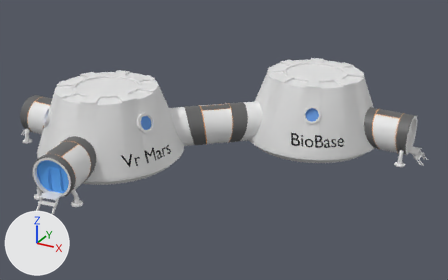
The FBX model Project Assets/MarsBaseWithInterior.fbx, before and after one commit.
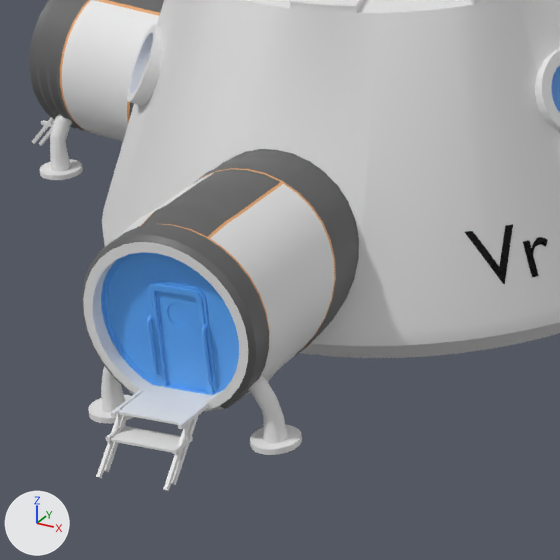
The first picture shows the older version from a 50 mm lens placed at (44.6, -76.8, 39.8), pointed at (1.7, 1.3, 0.8). The close-ups show both versions on the part from 3% to 32% of the width and 36% to 83% of the height of that picture; other places that the commit changed are outside them. The lights are fixed; the arrows at lower left show +X, +Y and +Z. Where no turn or scale is listed for an object, it has been applied to the vertices. Vertices at the same position are counted once.

The scene before the commit, as lines of its bpy script (objects in view):
```python
me_cube_018 = bpy.data.meshes.new('Cube.018')
me_cube_018.from_pydata(...)  # 80 vertices, 60 faces; spans x -2.65..0.2, y -1.22..1.75, z -1.0..0.7
me_cylinder_006 = bpy.data.meshes.new('Cylinder.006')
me_cylinder_006.from_pydata(...)  # 2579 vertices, 2332 faces; spans x -6.8..6.1, y -6.5..5.9, z -12.7..12.7
me_cylinder_006.materials.append(mat_material)  # blue #5cacff
me_cylinder_012 = bpy.data.meshes.new('Cylinder.012')
me_cylinder_012.from_pydata(...)  # 288 vertices, 257 faces; spans x -0.77..0.77, y -0.77..0.78, z -0.06..2.23
ob_cube_009 = bpy.data.objects.new('Cube.009', me_cube_018)
ob_cube_009.location = (-8.36, -25.91, -0.16)
ob_cylinder_002 = bpy.data.objects.new('Cylinder.002', me_cylinder_012)
ob_cylinder_002.location = (-27.99, -11.06, -0.97)
ob_cylinder_006 = bpy.data.objects.new('Cylinder.006', me_cylinder_006)
ob_cylinder_006.parent = ob_marsbase
ob_cylinder_006.location = (-0.608, 3.511, -5.764)
ob_cylinder_006.rotation_euler = (0.0, 3.139, 1.571)  # degrees (0, 180, 90)
ob_cylinder_006.scale = (0.0958, 0.0958, 0.00637)
# also in view: 'Cylinder.017' at (-18.3, -15.1, 6.4); 'Cylinder' at (-12.9, -23.9, 0.2); 'MarsBase' at (0.9, 3.2, 4.6); 'Cylinder.007' at (-4.5, -10.8, 6.7); 'Cylinder.001' at (-7.2, -23.0, 0.1)
```
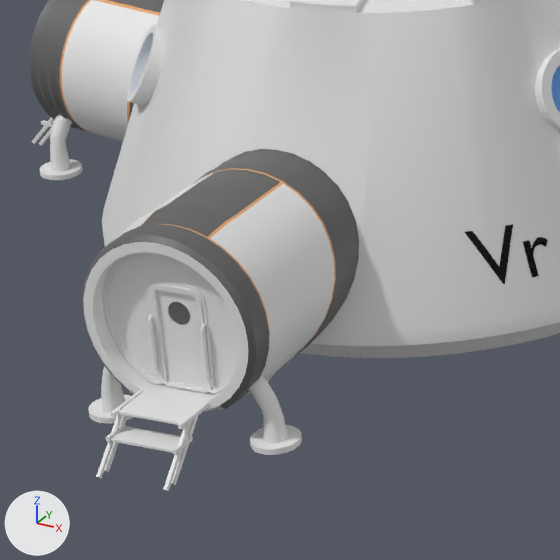
Patch to the scene script:
```diff
--- a/Project Assets/MarsBaseWithInterior.fbx.py
+++ b/Project Assets/MarsBaseWithInterior.fbx.py
@@ mat_material_007 @@
+mat_material_007 = principled_material('Material.007')
+mat_material_007.base_color = (0.8, 0.8, 0.8)  # white #e7e7e7
@@ me_cylinder_006 @@
 # used by ob_cylinder_006; parent = ob_marsbase; location = (-0.608, 3.511, -5.764); rotation_euler = (0.0, 3.139, 1.571), in degrees (0, 180, 90); scale = (0.0958, 0.0958, 0.00637)
-me_cylinder_006.from_pydata(...)  # 2579 vertices, 2332 faces; spans x -6.8..6.1, y -6.5..5.9, z -12.7..12.7
+me_cylinder_006.from_pydata(...)  # 2702 vertices, 2414 faces; spans x -0.6..0.6, y -0.2..0.1, z -0.5..0.7
+# me_cylinder_006 part 1: the loose piece of 352 vertices spanning x -2.5..-2.2, y -5.4..-0.3, z -12.7..-2.8 is multiplied about its middle by the matrix ((0.094, 0.0, -0.001), (0.017, 0.0, 0.006), (0.0, 0.096, 0.0)), then moved by (2.2, 2.8, 7.6), in mat_material_007 (white #e7e7e7)
+# me_cylinder_006 part 2: the loose piece of 352 vertices spanning x 2.2..2.5, y -5.4..-0.3, z -12.7..-2.8 is multiplied about its middle by the matrix ((0.094, 0.0, -0.001), (0.017, 0.0, 0.006), (0.0, 0.096, 0.0)), then moved by (-2.1, 2.9, 7.6), in mat_material_007 (white #e7e7e7)
+# me_cylinder_006 part 3: the loose piece of 352 vertices spanning x 2.2..2.5, y -5.4..-0.3, z 2.8..12.7 is multiplied about its middle by the matrix ((-0.094, 0.0, -0.001), (-0.017, 0.0, 0.006), (0.0, 0.096, 0.0)), then moved by (-2.2, 2.9, -7.8), in mat_material_007 (white #e7e7e7)
+# me_cylinder_006 part 4: the loose piece of 352 vertices spanning x -2.5..-2.2, y -5.4..-0.3, z 2.8..12.7 is multiplied about its middle by the matrix ((-0.094, 0.0, -0.001), (-0.017, 0.0, 0.006), (0.0, 0.096, 0.0)), then moved by (2.1, 2.9, -7.8), in mat_material_007 (white #e7e7e7)
+# me_cylinder_006 part 5: a new loose piece of 644 vertices spanning x -0.6..0.6, y -0.2..0.1, z -0.5..0.7
+# me_cylinder_006 part 6: 1171 vertices removed from x -6.8..6.1, y -6.5..5.9, z -6.4..6.4; 6 vertices added at x -0.3..0.3, y 0.0, z -0.4..-0.3
 me_cylinder_006.materials.append(mat_material)
+me_cylinder_006.materials.append(mat_material_004)  # dark grey #626262
+me_cylinder_006.materials.append(mat_material_007)  # white #e7e7e7
@@ ob_cylinder_006 @@
 ob_cylinder_006.parent = ob_marsbase
-ob_cylinder_006.location = (-0.608, 3.511, -5.764)
-ob_cylinder_006.rotation_euler = (0.0, 3.139, 1.571)  # degrees (0, 180, 90)
-ob_cylinder_006.scale = (0.0958, 0.0958, 0.00637)
+ob_cylinder_006.location = (-0.446, 3.517, -5.763)
+ob_cylinder_006.rotation_euler = (1.571, 0.203, -1.571)  # degrees (90, 12, -90)
+ob_cylinder_006.scale = (0.974, 0.974, 0.974)
```

What differs and where, as boxes (x1, y1, x2, y2) in the close-ups (560 x 560 px; the box of a moved part takes in the faces that stretch with it):
'Cylinder.006', reshaped, moved, turned, rescaled
    before: (101, 252, 239, 395)
    after: (102, 252, 239, 394)
part 1 of me_cylinder_006, moved or reshaped (not visible before)
    after: (148, 314, 160, 372)
part 2 of me_cylinder_006, moved or reshaped (not visible before)
    after: (200, 323, 213, 382)
part 3 of me_cylinder_006, moved or reshaped (not visible afterwards)
    before: (201, 324, 214, 385)
part 4 of me_cylinder_006, moved or reshaped (not visible afterwards)
    before: (147, 315, 159, 375)
part 5 of me_cylinder_006, added
    after: (102, 252, 239, 394)
part 6 of me_cylinder_006, cut back
    before: (101, 252, 239, 395)
